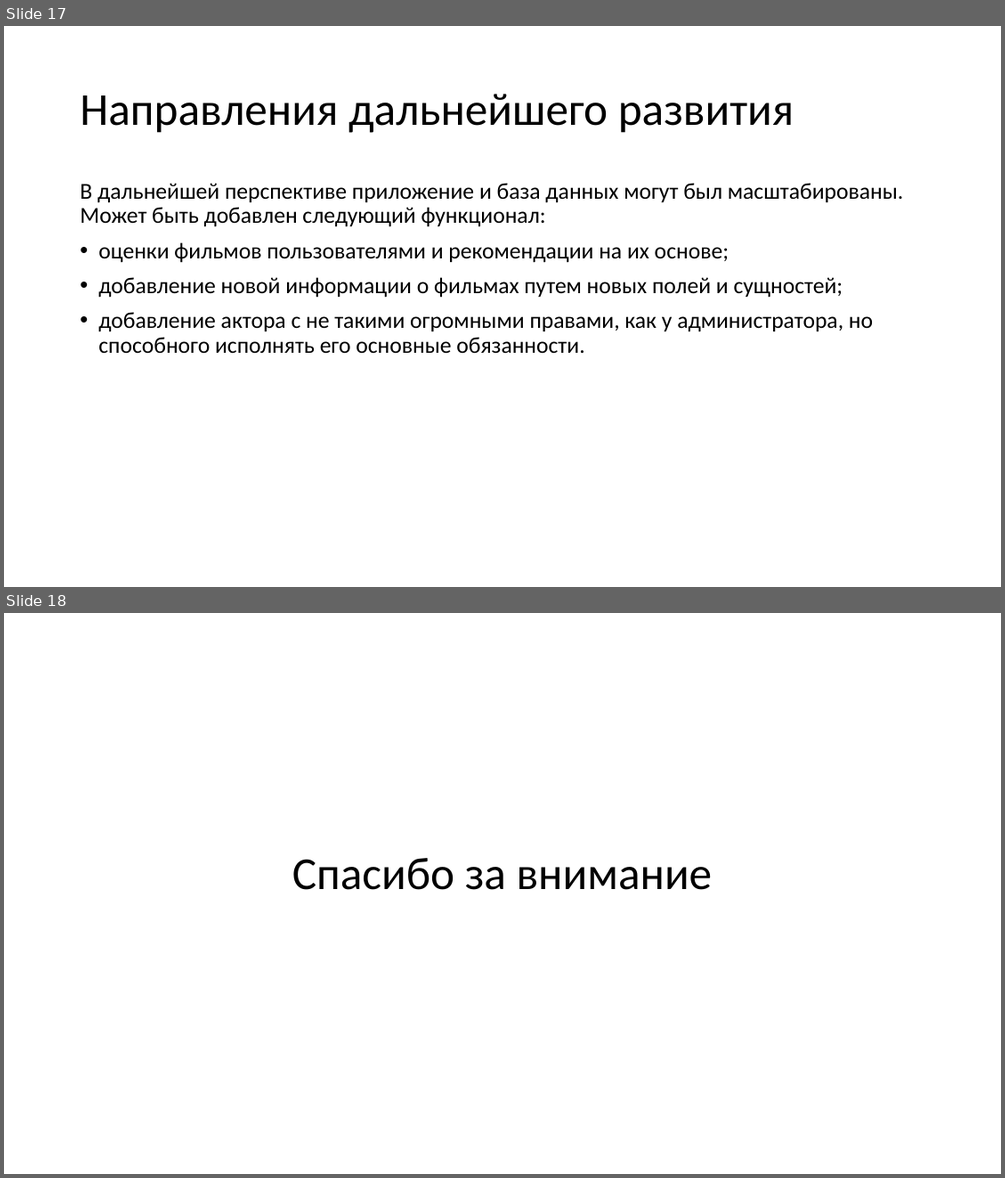
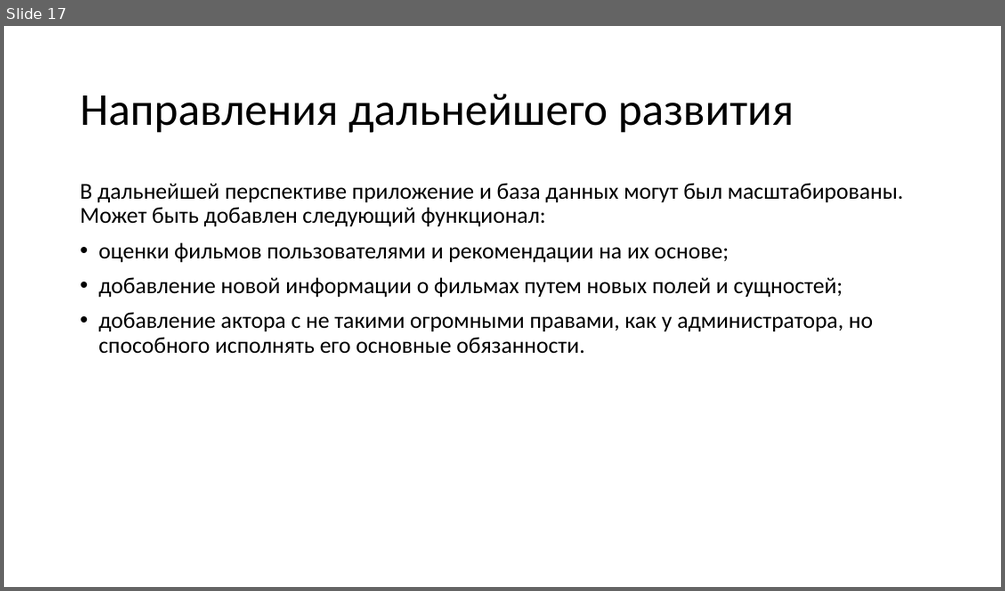
Before and after one commit to koret2090/CW_DB, a slide deck: RPZ/Pres.pptx. Shown one above the other, each under a label of ours: slides 17 and 18 before the commit, slide 17 after it. The pictures are 1005x1178 and 1005x591 pixels, drawn with LibreOffice and Linux fonts; fonts in the diff are those of the drawing. Boxes give left, top, right and bottom in pixels: in the first picture for what was removed or moved away, otherwise in the second. Text is boxed around its words. In the diff, an @@ line names an element or a change of style, - is before the commit and + after.

```diff
--- a/RPZ/Pres.pptx
+++ b/RPZ/Pres.pptx
@@ slide 18 removed at [4,613,1001,1174], background #FFFFFF @@
@@ title removed at [292,858,712,890] @@
-Спасибо за внимание
```
Also in this commit, not shown: 5 other files.
